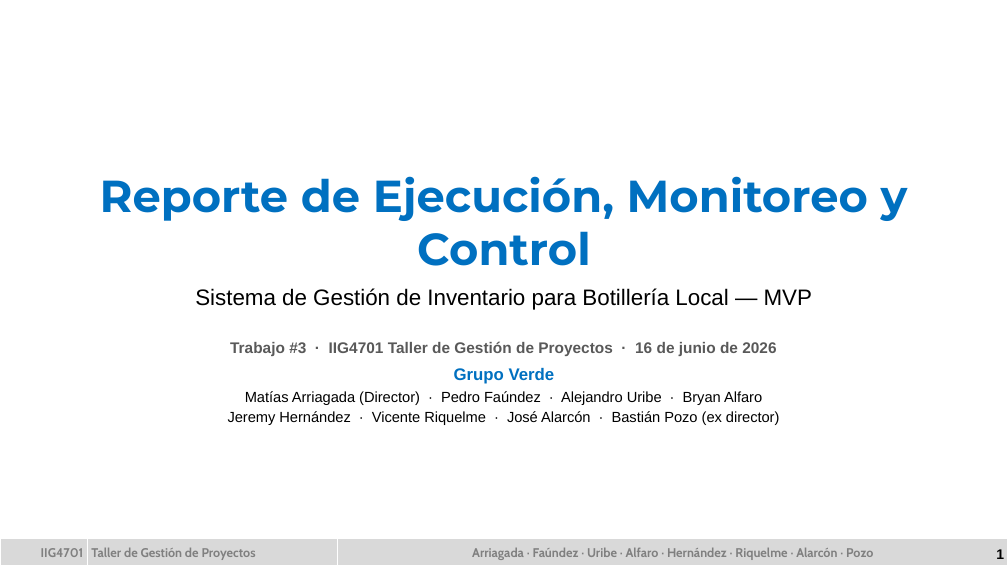
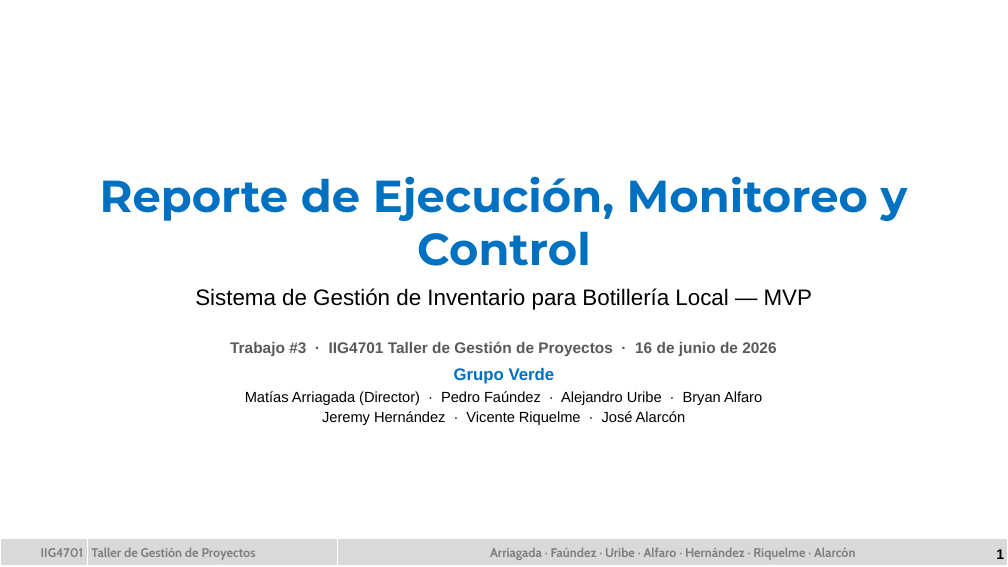
Before and after one commit to miac2098/TGP_Botilleria, a slide deck: slide 1 of Trabajo3_Botilleria_GrupoVerde.pptx. Drawn at 1008x567 pixels with LibreOffice and Linux fonts; fonts in the diff are those of the drawing; background and template pictures are left out. Boxes give left, top, right and bottom in pixels: in the first picture for what was removed or moved away, otherwise in the second. Text is boxed around its words. In the diff, an @@ line names an element or a change of style, - is before the commit and + after.

Commit message:
cambios de director

```diff
--- a/Trabajo3_Botilleria_GrupoVerde.pptx
+++ b/Trabajo3_Botilleria_GrupoVerde.pptx
@@ text at (x1=322, y1=411, x2=686, y2=425): text changed @@
-Jeremy Hernández · Vicente Riquelme · José Alarcón · Bastián Pozo (ex director)
+Jeremy Hernández · Vicente Riquelme · José Alarcón
@@ table at (x1=0, y1=538, x2=1008, y2=566) @@
-row 1, column 3: Arriagada · Faúndez · Uribe · Alfaro · Hernández · Riquelme · Alarcón · Pozo
+row 1, column 3: Arriagada · Faúndez · Uribe · Alfaro · Hernández · Riquelme · Alarcón
```
Also in this commit, not shown: 11 other slides changed, 16 other files.
